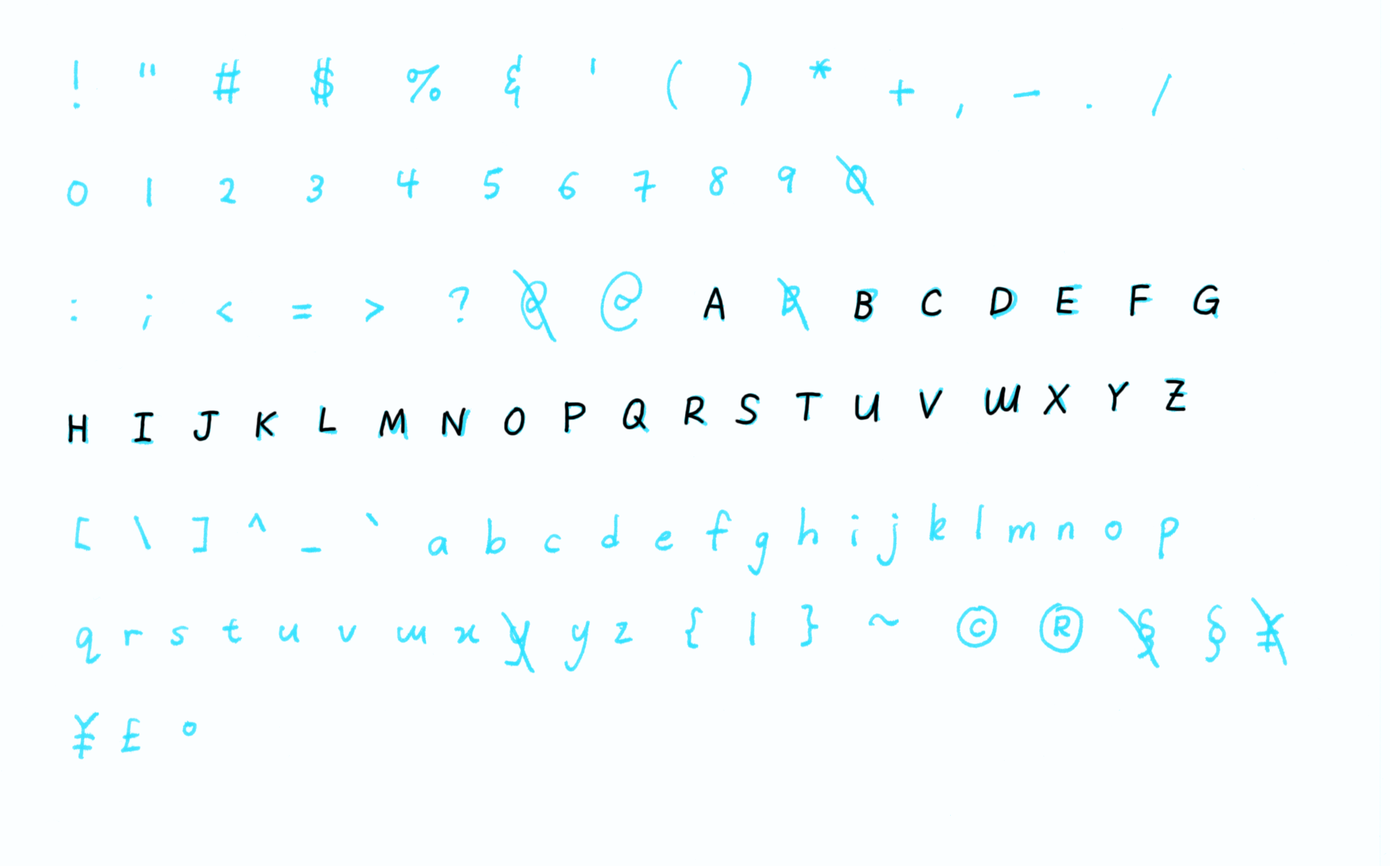
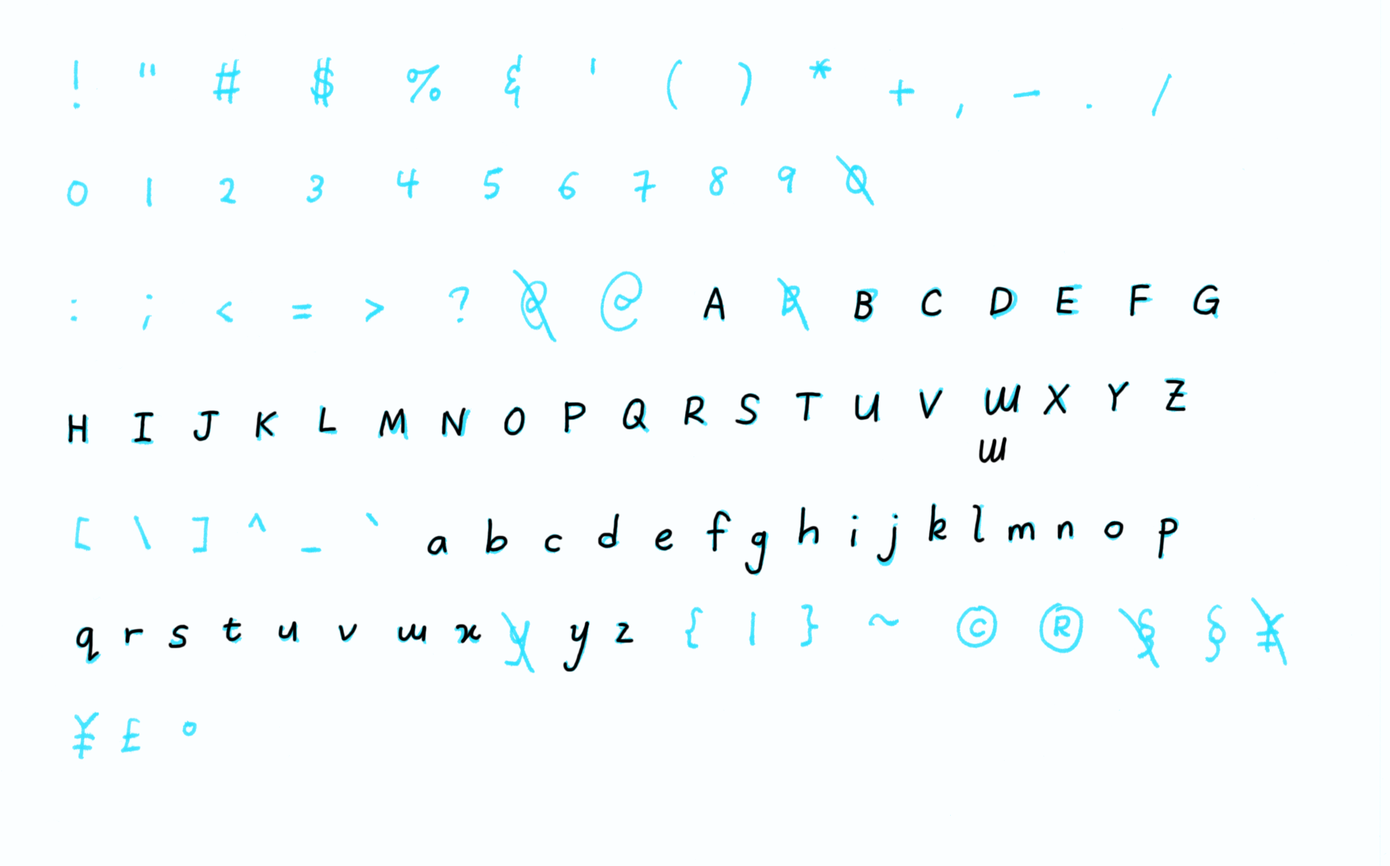
The second 1390×866 image is a revision of the first. Changes to its layers:
painted on "Layer" over 75, 435, 1178, 673
